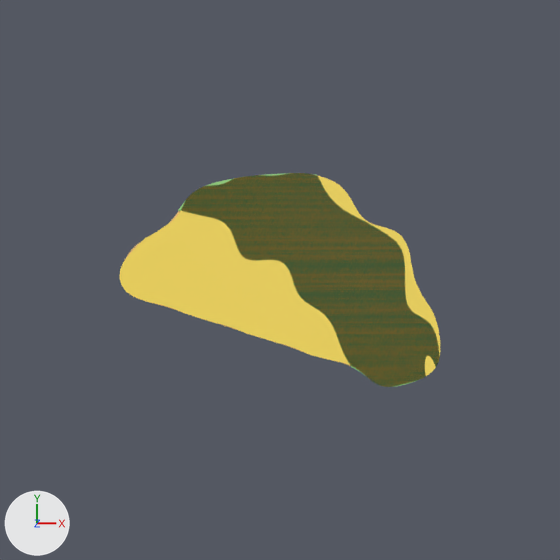
The Blender file beads/filibertos-taco/print/filibertos-taco_charm.blend, before and after one commit.
Rendered twice from the file's camera 'Camera'. The lights are fixed; the arrows at lower left show +X, +Y and +Z. The older version comes first.

Objects in the first picture: 'DecorationFilling', 'DecorationShell' and 1 more.
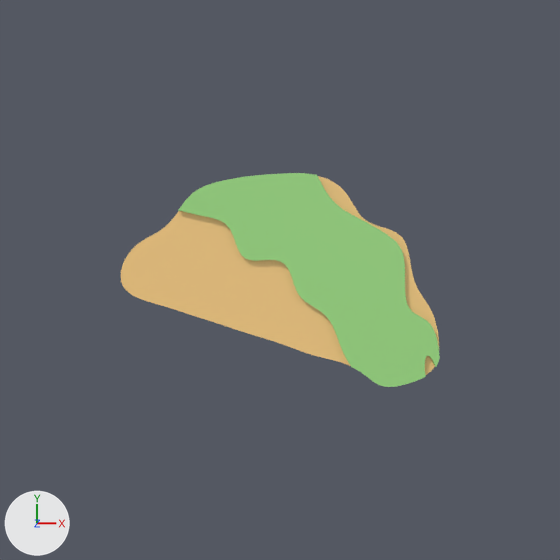
Boxes [x1, y1, x2, y2] around the edits, measured in the pictures (560 x 560 px):
'DecorationShell', deleted (yellow)
    before: [120, 173, 440, 387]
'Top', unchanged, uncovered by the edit
    before: [124, 211, 372, 366]
    after: [121, 176, 439, 375]

Diff of the bpy script that builds the scene:
```diff
--- a/beads/filibertos-taco/print/filibertos-taco_charm.blend.py
+++ b/beads/filibertos-taco/print/filibertos-taco_charm.blend.py
@@ ob_decorationshell @@
-ob_decorationshell = bpy.data.objects.new('DecorationShell', me_curve_144)
-ob_decorationshell.location = (0.0, 0.0, 2.51)
```
